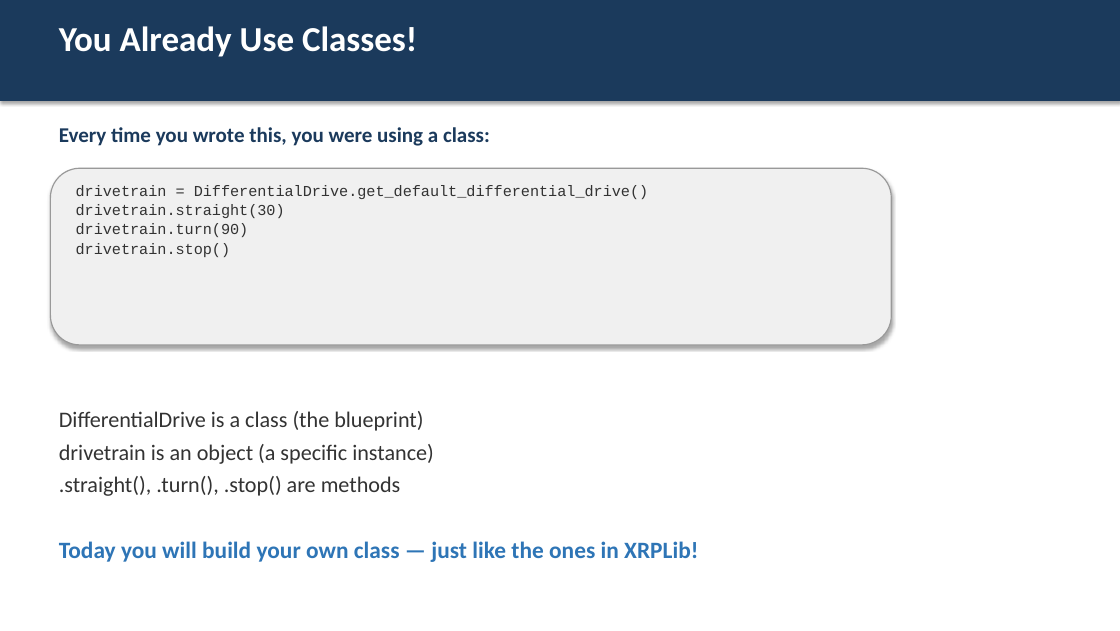
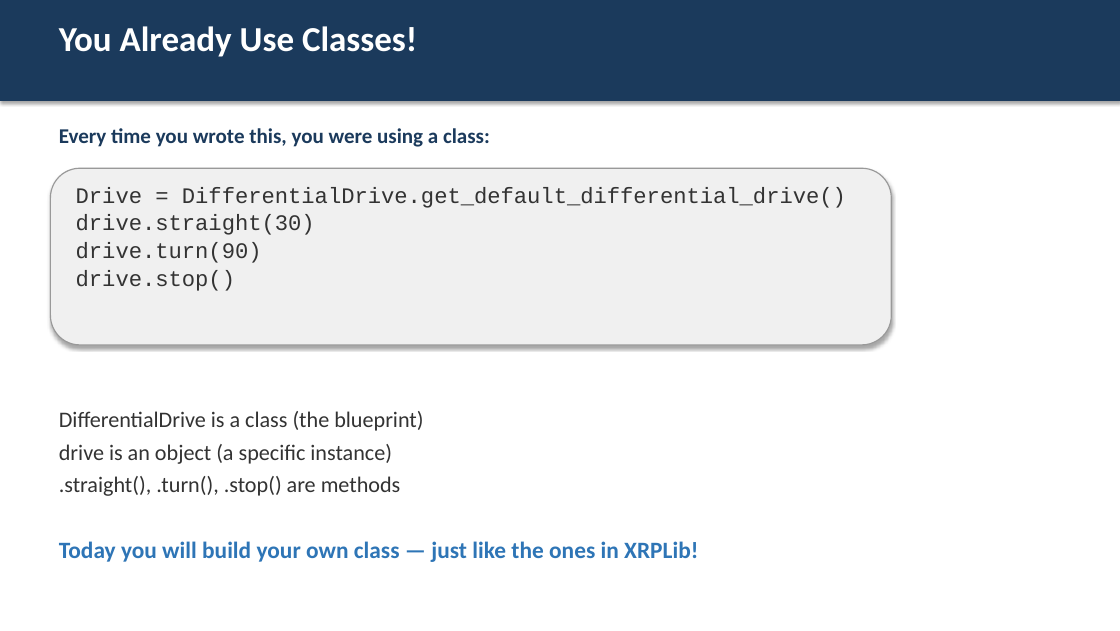
Before and after one commit to bradamiller/IntoToPython, a slide deck: slide 4 of module-02-line-tracking/slides/08-introduction-to-classes.pptx. Drawn at 1120x631 pixels with LibreOffice and Linux fonts; fonts in the diff are those of the drawing. Boxes give left, top, right and bottom in pixels: in the first picture for what was removed or moved away, otherwise in the second. Text is boxed around its words. In the diff, an @@ line names an element or a change of style, - is before the commit and + after.

```diff
--- a/module-02-line-tracking/slides/08-introduction-to-classes.pptx
+++ b/module-02-line-tracking/slides/08-introduction-to-classes.pptx
@@ text at [76, 187, 846, 291]: text changed; size 13 to 19 pt @@
-drivetrain = DifferentialDrive.get_default_differential_drive()
-drivetrain.straight(30)
-drivetrain.turn(90)
-drivetrain.stop()
+Drive = DifferentialDrive.get_default_differential_drive()
+drive.straight(30)
+drive.turn(90)
+drive.stop()
@@ text at [59, 444, 392, 464]: text changed @@
-drivetrain is an object (a specific instance)
+drive is an object (a specific instance)
```
Also in this commit, not shown: 11 other slides changed, 5 other files.
